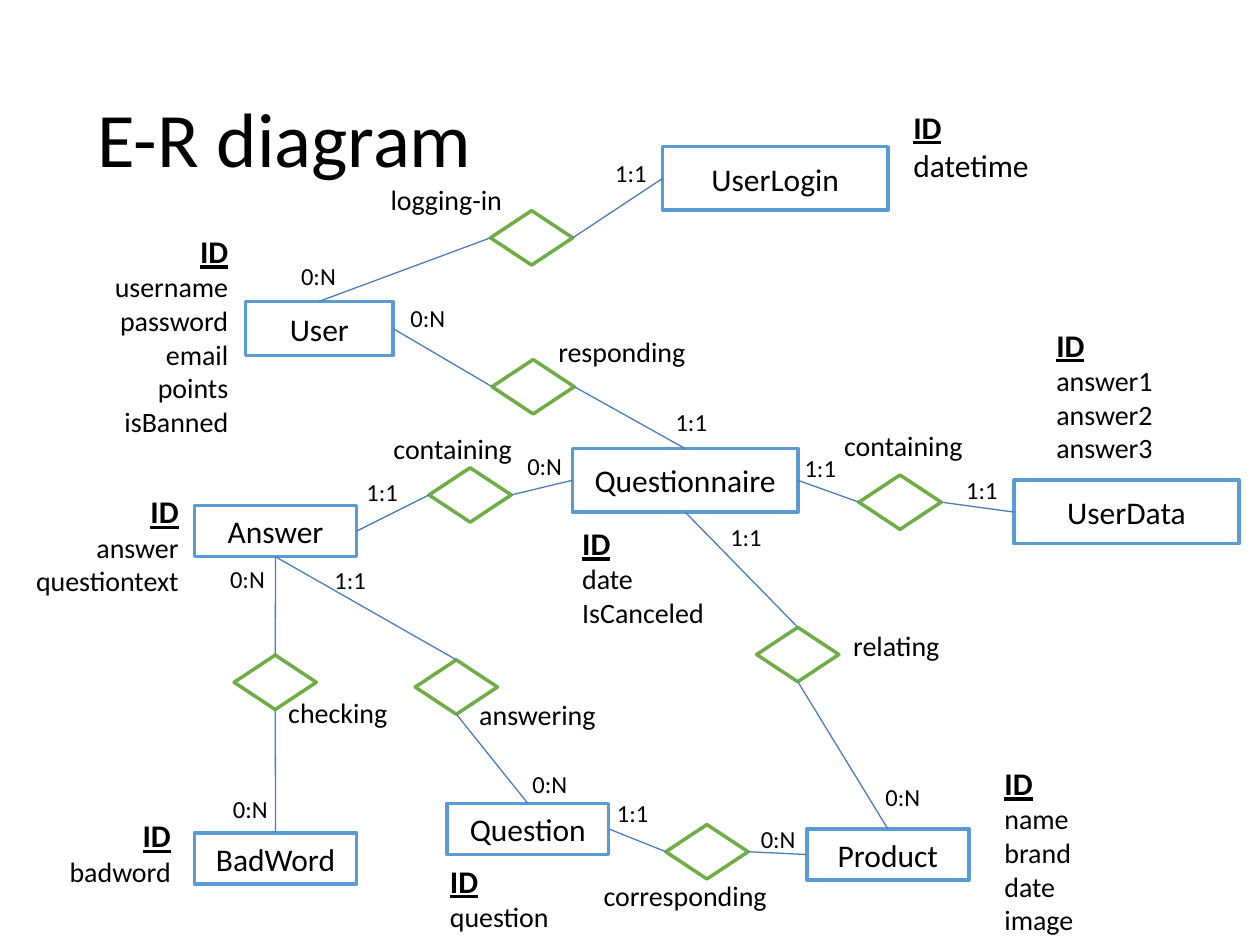
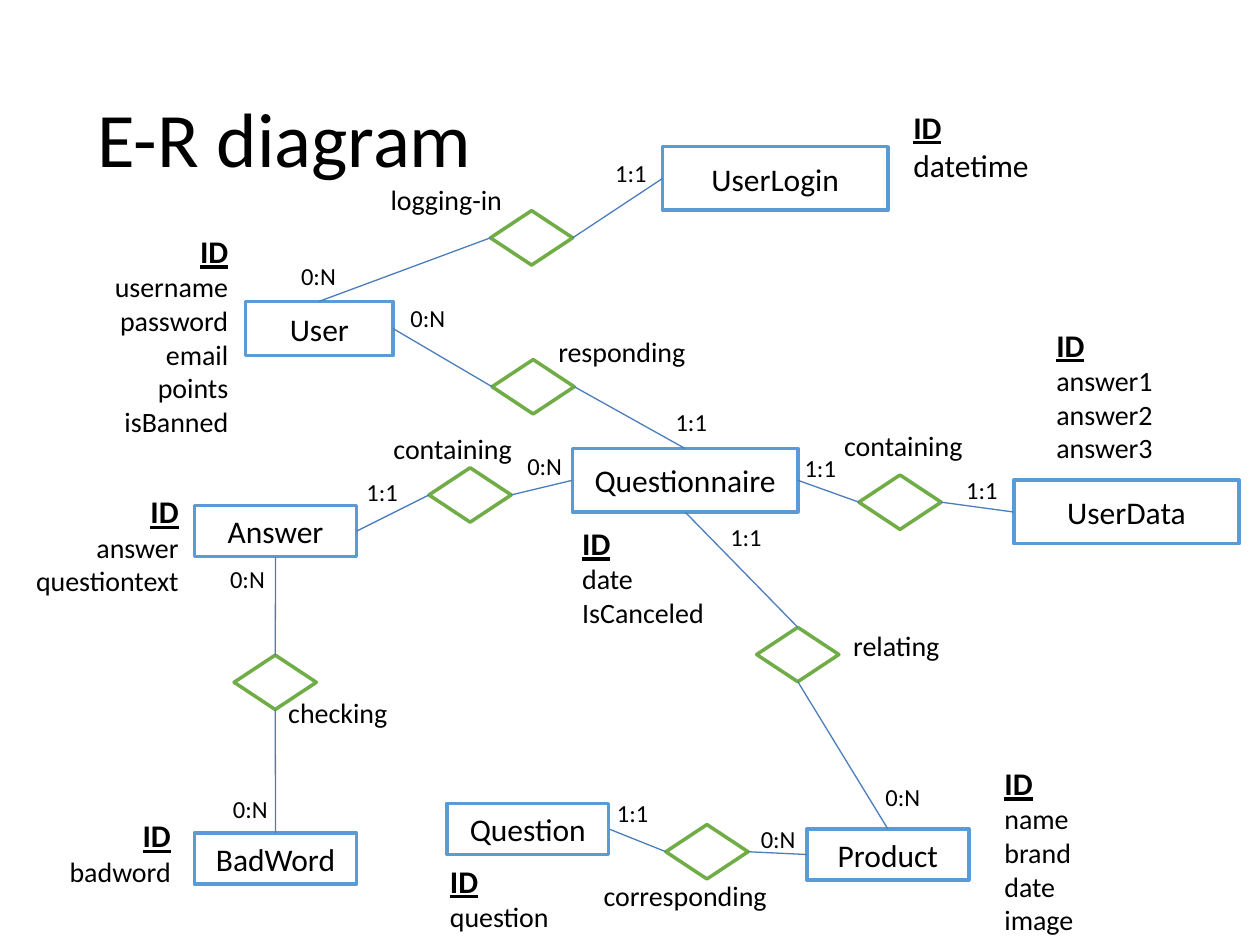
Before and after one commit to dacumming/MarketingGamification, a slide deck: slide 1 of MarketingProject.pptx. Drawn at 1260x945 pixels with LibreOffice and Linux fonts; fonts in the diff are those of the drawing. Boxes give left, top, right and bottom in pixels: in the first picture for what was removed or moved away, otherwise in the second. Text is boxed around its words. In the diff, an @@ line names an element or a change of style, - is before the commit and + after.

Commit message:
relation answer-question removed

```diff
--- a/MarketingProject.pptx
+++ b/MarketingProject.pptx
@@ line removed from (456, 660) to (276, 557) @@
@@ text removed at box(334, 573, 365, 596) @@
-1:1
@@ diamond removed at box(416, 660, 498, 714) @@
@@ line removed from (456, 714) to (528, 804) @@
@@ text removed at box(479, 705, 595, 730) @@
-answering
@@ text removed at box(532, 777, 567, 793) @@
-0:N
```
Also in this commit, not shown: 16 other files.
